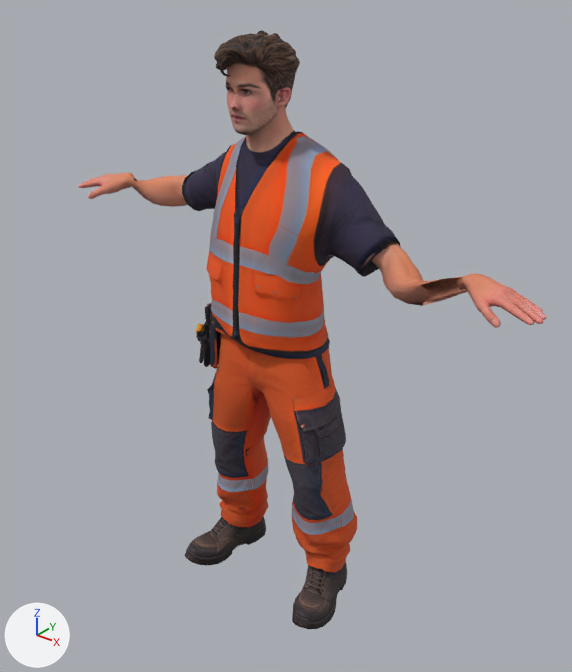
One commit to the glTF model assets/npcs/erick-hill.glb: the scene before it, then after it.
One viewpoint serves both versions: a camera (50 mm lens) standing at (1.376, -1.649, 1.066) and looking at (0.068, -0.014, 0.053). The axes (+X, +Y, +Z) are drawn at lower left. The lights are the same throughout. The picture after the commit comes second. Where no turn or scale is listed for an object, it has been applied to the vertices. Vertices at exactly the same position are counted once.

The first picture shows 'erick-hill'.
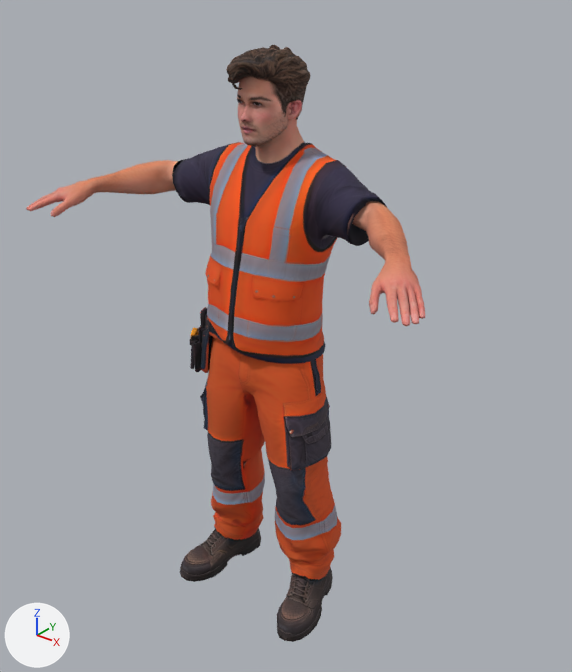
Changed parts and their boxes [x1, y1, x2, y2] in the pictures (572 x 672 px; the box of a moved part takes in the faces that stretch with it):
'erick-hill', reshaped (15% narrower): before [78, 30, 547, 629]; after [26, 45, 425, 642]
part 1 of me_erick_hill, moved or reshaped: before [196, 324, 205, 363]; after [190, 328, 199, 369]
part 2 of me_erick_hill, moved or reshaped: before [205, 306, 211, 324]; after [200, 310, 206, 328]
part 3 of me_erick_hill, moved or reshaped: before [214, 30, 300, 107]; after [226, 45, 311, 119]
part 4 of me_erick_hill, moved or reshaped: before [317, 354, 330, 388]; after [312, 359, 322, 395]
part 5 of me_erick_hill, moved or reshaped: before [78, 62, 547, 629]; after [26, 76, 425, 642]

The change, as a diff of the scene's bpy script:
```diff
--- a/assets/npcs/erick-hill.glb.py
+++ b/assets/npcs/erick-hill.glb.py
@@ me_erick_hill @@
 # used by ob_erick_hill; location = (0.0, 0.0, 0.0)
-me_erick_hill.from_pydata(...)  # 5476 vertices, 10761 faces; spans x -0.8..0.82, y -0.17..0.16, z -0.89..0.89
+me_erick_hill.from_pydata(...)  # 5476 vertices, 10761 faces; spans x -0.67..0.67, y -0.36..0.16, z -0.9..0.85
+# me_erick_hill part 1: the loose piece of 136 vertices spanning x -0.25..-0.2, y -0.1..-0.03, z -0.11..0.03 is multiplied about its middle by the matrix ((0.973, -0.026, -0.016), (0.028, 0.963, 0.135), (0.013, -0.136, 0.963)), then moved by (0.0, -0.03, -0.01)
+# me_erick_hill part 2: the loose piece of 37 vertices spanning x -0.17..-0.16, y -0.11..-0.09, z 0.06..0.12 is moved by (0.0, -0.02, -0.01)
+# me_erick_hill part 3: the loose piece of 1167 vertices spanning x -0.1..0.1, y -0.17..0.07, z 0.69..0.89 is moved by (0.0, 0.05, -0.04)
+# me_erick_hill part 4: the loose piece of 38 vertices spanning x 0.17..0.2, y 0.0..0.03, z -0.09..0.02 is multiplied about its middle by the matrix ((1.009, 0.034, 0.027), (-0.037, 1.003, 0.117), (-0.023, -0.118, 1.003)), then moved by (0.0, -0.04, 0.0)
+# me_erick_hill part 5: 3750 of 5476 vertices moved; they spanned x -0.8..0.82, y -0.17..0.16, z -0.89..0.82 and now span x -0.67..0.67, y -0.36..0.16, z -0.9..0.79; mean shift (0.0, -0.07, 0.01); largest move (0.82, -0.03, 0.32) -> (0.65, -0.35, 0.38)
+# other edits to the shape of me_erick_hill do not show in these pictures
 me_erick_hill.materials.append(mat_erick_hill)
```
